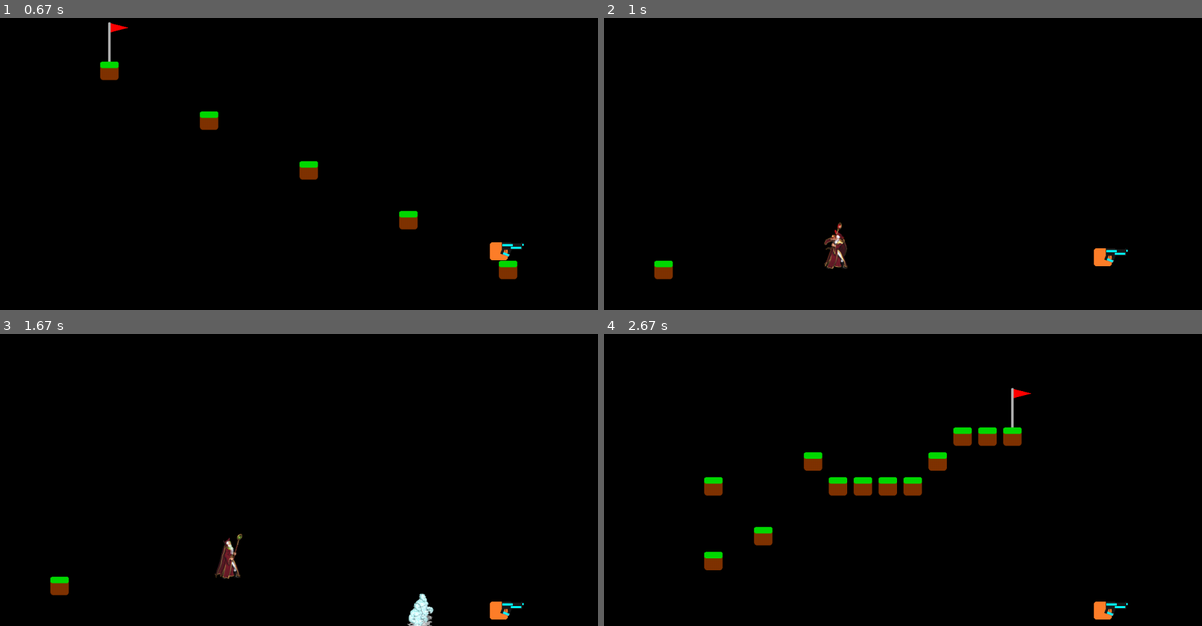
Above: before the commit, frames 1-4 (two rows, left to right).
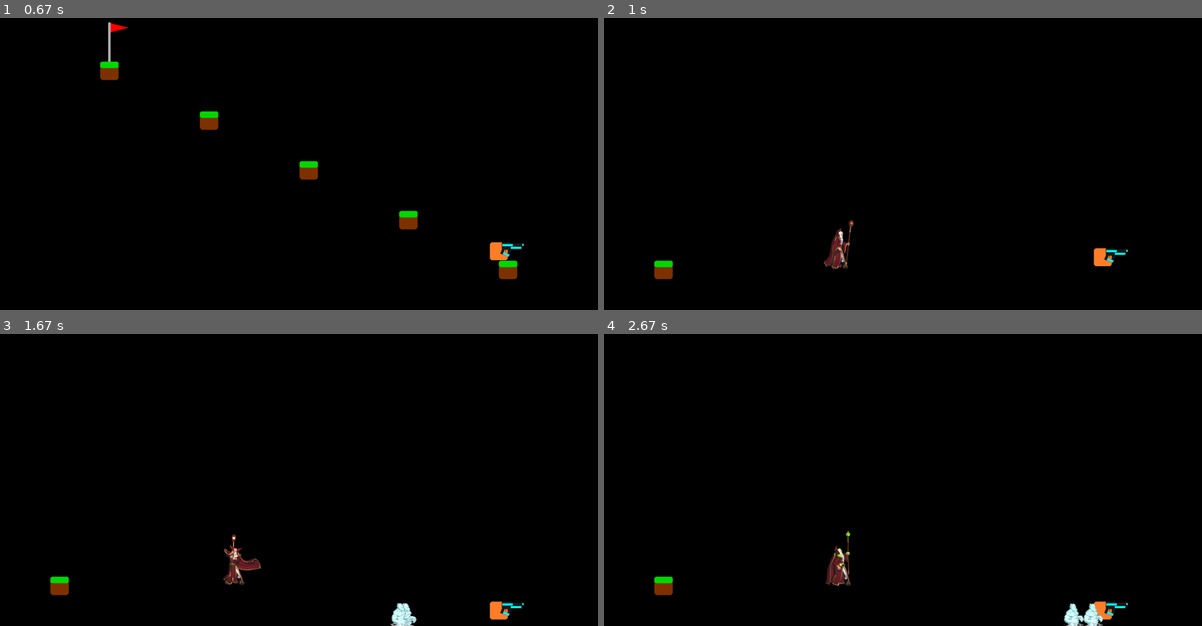
Above: after the commit, the same moments.

Repository: jmancodes27/platformer-pygame
Game: pygame game, started from platformer pygame/platformer_pygame.py
Two runs of this game, one before a commit and one after it. Both use one fixed random seed, a clock stepped at 60 frames per second and the inputs below.
Inputs:
- Up to frame 1 (0.67 s): hold M from 0.33 s (still down); hold Right from 0.33 s (still down)
- Up to frame 2 (1 s): release M at 0.8 s; release Right at 0.8 s; tap Y at 0.83 s
- Up to frame 3 (1.67 s): hold O 1.17-1.63 s; hold Right 1.17-1.63 s
- Up to frame 4 (2.67 s): hold P 1.67-2.13 s; hold Right 1.67-2.13 s; tap B at 2.17 s; tap Space at 2.5 s

Frame 1 is identical in both runs. In frame 2, 0.4% of the frame differs, in the area x 36-42%, y 69-86%; in frame 3, 1.1%; in frame 4, 3.5%, in the area x 8-84%, y 18-100%.

Commit message:
Added a bit of logic so the boss continuously attacks. Next is collisions and a winning and dying scree.

Diff:
--- a/platformer pygame/platformer_pygame.py
+++ b/platformer pygame/platformer_pygame.py
@@ -255,6 +255,9 @@
 # 0 is not moving, 1 is moving right, 2 is moving left
 boss_direction = 1
 boss_ai_on = True
+boss_hp_cd = 1000
+boss_hp = 15
+boss_random_atack_cd = 1000
 
 # loads the flag ito surface
 flag = pygame.image.load("flag.png")
@@ -364,6 +367,7 @@
 boss_target_x = 0
 boss_target_y = 0
 temp_elemental_count = 0
+boss_fireball_counter = 0
 # Game loop
 running = True
 while running:
@@ -443,7 +447,13 @@
               boss_rect.x = 1100
   if keys[pygame.K_m] and boss_anim_state != 3:
       boss_anim_state = 3
-
+      boss_anim_frame4 = 0
+  if keys[pygame.K_o]:
+      boss_random_attack_cd = 1000000
+  if keys[pygame.K_p]:
+      boss_random_attack_cd = 5
+
+      #boss_random_attack_cd
   # if player presses space create new instance of LaserProjectile at player x and y
   # in at the angle of gun
   #BUG1
@@ -497,7 +507,8 @@
             y_velocity -= 10
             flag_rect.x = flag_x_list[game_level]
             flag_rect.y = flag_y_list[game_level]
-
+      if boss_hp_cd > 0:
+          boss_hp_cd -= 1
       for i in range(len(laser_projectiles)):
           for o in range(len(current_elementals_list)):
               if laser_projectiles[i].projectile_rect.colliderect(current_elementals_list[o].elemental_rect):
@@ -536,7 +547,7 @@
               fireball_anim_frame = 0
           if boss_anim_frame3 == 5:
               boss_anim_frame3 = 0
-          if boss_anim_frame4 == 16:
+          if boss_anim_frame4 == 55:
               boss_anim_frame4 = 0
       for i in range(len(current_elementals_list)):
           if current_elementals_list[i].hpcd > 0:
@@ -580,8 +591,33 @@
                   break
               #current_elementals_list[i].elemental_rect.x -= 0.05 * (current_elementals_list[i].elemental_rect.x - player_rect.x)
               #current_elementals_list[i].elemental_rect.y -=
-
+      print(boss_random_atack_cd)
       #boss logic
+      if boss_random_atack_cd > 0:
+          boss_random_atack_cd -= 1
+      if boss_random_atack_cd == 0:
+          boss_anim_state = random.randint(1, 3)
+          boss_random_atack_cd = 1000
+          #boss_random_attack_cd = random.randint(50, 150)
+          if boss_anim_state == 1:
+              boss_anim_frame2 = 0
+              boss_target_x = player_rect.x
+              boss_target_y = player_rect.y
+          elif boss_anim_state == 2:
+              boss_fireball_counter = 0
+              boss_anim_frame3 = 0 #issue: might be immediately increased after this
+              boss_rect.y += 100
+              #Dived into three equal sections where the player could be. If in middle section, move wizard to either end of screen
+              #if in either end sections, but wizard in middle
+              if player_rect.x < 400 or player_rect.x > 800:
+                  boss_rect.x = 600 #puts boss in middle
+              else:
+                  if player_rect.x > 600:
+                      boss_rect.x = 0
+                  else:
+                      boss_rect.x = 1100
+          elif boss_anim_state == 3:
+              boss_anim_frame4 = 0
       boss_player_distance = math.sqrt((abs(boss_rect.x - player_rect.x - 0) ** 2) + (abs(boss_rect.y - player_rect.y - 0) ** 2))
       boss_movement_var = ((boss_rect.x - player_rect.x) ** 2 + (boss_rect.y - player_rect.y) ** 2) / 45 ** 2
       if boss_player_distance > 400 and boss_anim_state == 0:
@@ -598,8 +634,13 @@
       for i in range(len(laser_projectiles)):
           #doges bullets
           if math.sqrt((abs(boss_rect.x - laser_projectiles[i].projectile_rect.x - 0) ** 2) + (abs(boss_rect.y - laser_projectiles[i].projectile_rect.y - 0) ** 2)) < 100:
-              boss_rect.x += random.randint(-200, 200)
-              boss_rect.y -= random.randint(-200, 200)
+              if boss_anim_state == 3:
+                  if boss_hp_cd == 0:
+                      boss_hp -= 1
+                      boss_hp_cd = 75
+              else:
+                  boss_rect.x += random.randint(-200, 200)
+                  boss_rect.y -= random.randint(-200, 200)
           laser_projectiles[i].boss_distance = math.sqrt((abs(boss_rect.x - laser_projectiles[i].projectile_rect.x - 0) ** 2) + (abs(boss_rect.y - laser_projectiles[i].projectile_rect.y - 0) ** 2))
       for i in range(len(current_lightning)):
           if current_lightning[i].lightning_rect.x + 25 > player_rect.x and current_lightning[i].lightning_rect.x - 25 < player_rect.x:
@@ -665,6 +706,8 @@
   for i in range(len(laser_projectiles)):
       screen.blit(laser_projectiles[i].projectile, (laser_projectiles[i].projectile_rect.x, laser_projectiles[i].projectile_rect.y))
   screen.blit(flag, (flag_rect.x + 16, flag_rect.y - 79))
+  if boss_hp <= 0:
+      print("you win! YAYY")
   if game_level == 6:
       if boss_anim_state == 0:
           if boss_direction == 1:
@@ -738,14 +781,17 @@
                   boss_fireball_counter = 0
                   boss_anim_state = 0
       if boss_anim_state == 3:
-          screen.blit(boss_s_atck_right_frames[boss_anim_frame4], boss_rect)
+          if boss_anim_frame4 > 15:
+              screen.blit(boss_s_atck_right_frames[15], boss_rect)
+          else:
+              screen.blit(boss_s_atck_right_frames[boss_anim_frame4], boss_rect)
           if boss_anim_frame4 == 11 and temp_elemental_count == 0:
               current_elementals_list.append(AirElemental(player_rect.x - 220, player_rect.y, player_rect.x))
               temp_elemental_count += 1
           if boss_anim_frame4 == 12 and temp_elemental_count == 1:
               current_elementals_list.append(AirElemental(player_rect.x - 220, player_rect.y, player_rect.x))
               temp_elemental_count = 0
-          if boss_anim_frame4 == 15:
+          if boss_anim_frame4 == 54:
               boss_anim_state = 0
   for i in range(len(current_lightning)):
       if current_lightning[i].frame_num > 4:
